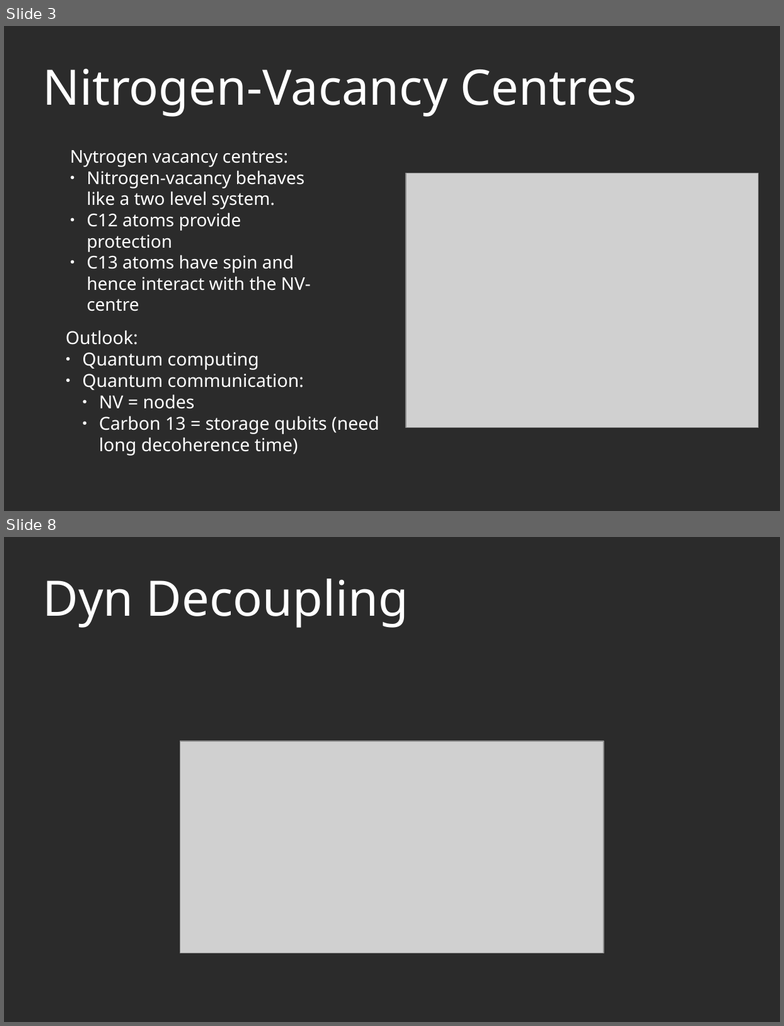
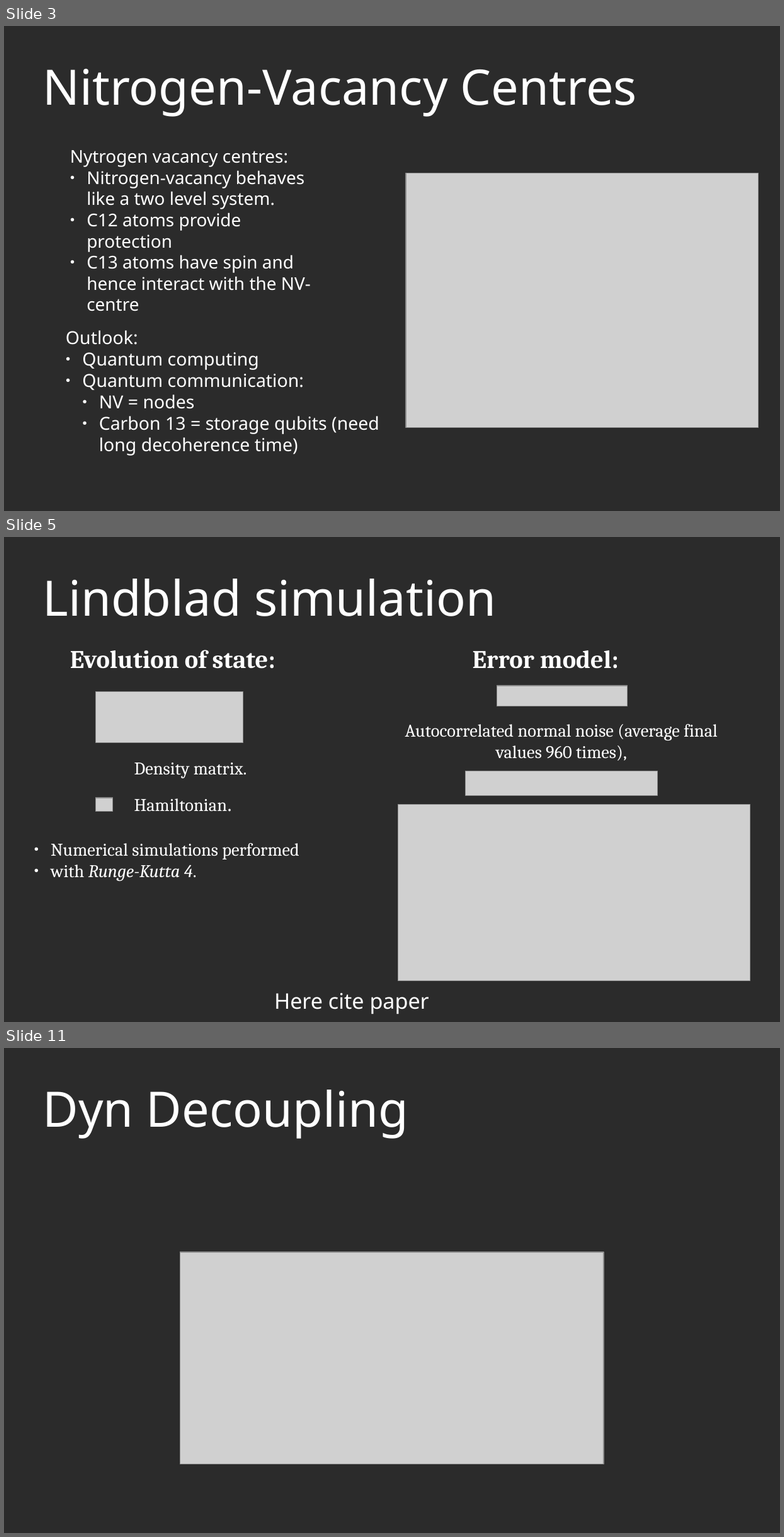
Before and after one commit to AGaliciaMartinez/Final-Project-Computational-Physics, a slide deck: presentation/NV_Carbons_presentation_asier.odp. Shown one above the other, each under a label of ours: slides 3 and 8 before the commit, slides 3, 5 and 11 after it; the slides between them are not shown. The pictures are 784x1026 and 784x1537 pixels, drawn with LibreOffice and Linux fonts; fonts in the diff are those of the drawing; grey boxes stand for pictures; background and template pictures are left out; a plain dark background stands for a picture behind light text. Boxes give left, top, right and bottom in pixels: in the first picture for what was removed or moved away, otherwise in the second. Text is boxed around its words. In the diff, an @@ line names an element or a change of style, - is before the commit and + after.

```diff
--- a/presentation/NV_Carbons_presentation_asier.odp
+++ b/presentation/NV_Carbons_presentation_asier.odp
@@ slide 5 added at box(4, 537, 780, 1022), background picture (left out) @@
@@ title added at box(42, 579, 496, 616), 50 pt, text #FFFFFF @@
+Lindblad simulation
@@ text added at box(70, 650, 276, 669), 26 pt, text #FFFFFF, bold @@
+Evolution of state:
@@ text added at box(473, 650, 619, 669), 26 pt, text #FFFFFF, bold @@
+Error model:
@@ picture added at box(497, 686, 627, 706) @@
@@ picture added at box(95, 692, 243, 742) @@
@@ text added at box(405, 724, 718, 761), 18.3 pt, text #FFFFFF @@
+Autocorrelated normal noise (average final values 960 times),
@@ text added at box(134, 763, 247, 778), 18.3 pt, text #FFFFFF @@
+Density matrix.
@@ picture added at box(465, 771, 657, 796) @@
@@ picture added at box(95, 798, 112, 812) @@
@@ text added at box(134, 798, 232, 812), 18.3 pt, text #FFFFFF @@
+Hamiltonian.
@@ picture added at box(398, 805, 751, 981) @@
@@ text added at box(51, 843, 299, 881), 18.3 pt, text #FFFFFF @@
+● Numerical simulations performed
+● with Runge-Kutta 4.
@@ text added at box(274, 993, 429, 1014), 22 pt, text #FFFFFF @@
+Here cite paper
@@ what was slide 8 is now slide 11 @@
```
Also in this commit, not shown: 2 slides changed, 6 other slides added, 2 slides removed, 6 other files.
